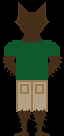
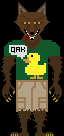
The second (64, 136) image is a revision of the first. Changes to its layers:
showed "Eyes" over (x1=26, y1=22, x2=38, y2=24)
added layer "Duck" above "yin" over (x1=9, y1=45, x2=46, y2=79)
showed "left arm" over (x1=1, y1=64, x2=15, y2=102)
showed "Right arm" over (x1=49, y1=63, x2=63, y2=102)
hid "back" over (x1=2, y1=5, x2=63, y2=136)
showed "Body" over (x1=2, y1=5, x2=63, y2=110)
showed "Left Leg" over (x1=10, y1=37, x2=32, y2=136)
showed "Right Leg" over (x1=42, y1=131, x2=54, y2=136)
hid "Back left arm front" over (x1=48, y1=64, x2=61, y2=78)
hid "Back right arm front" over (x1=4, y1=64, x2=16, y2=78)
